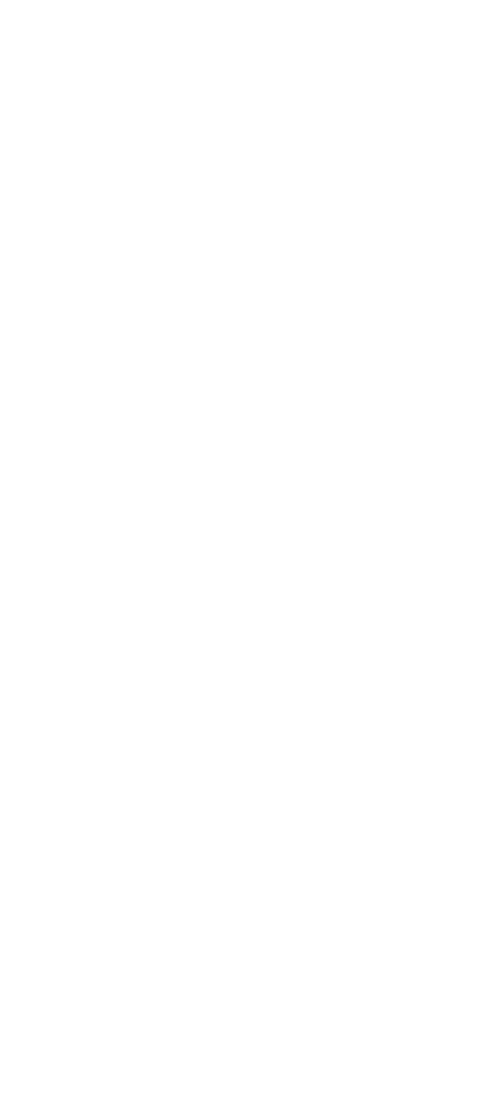
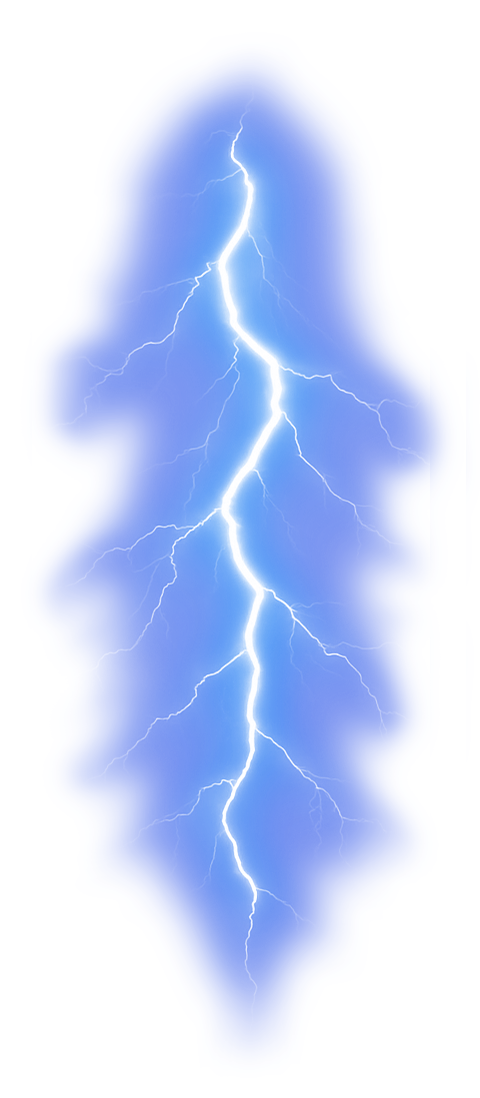
Before/after of a 480 × 1098 layered artwork. What changed in the layer stack:
showed "Layer 0" over 40, 81, 430, 1040
